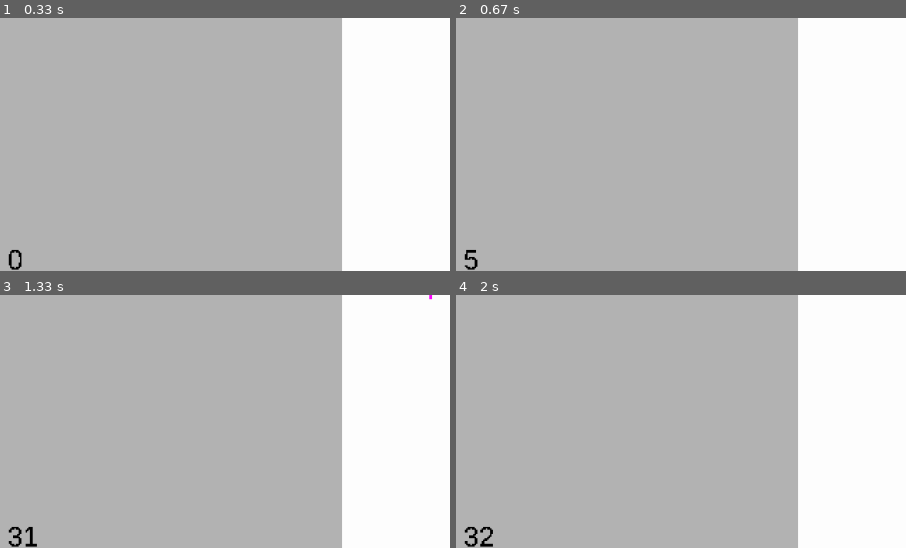
Above: before the commit, frames 1-4 (two rows, left to right).
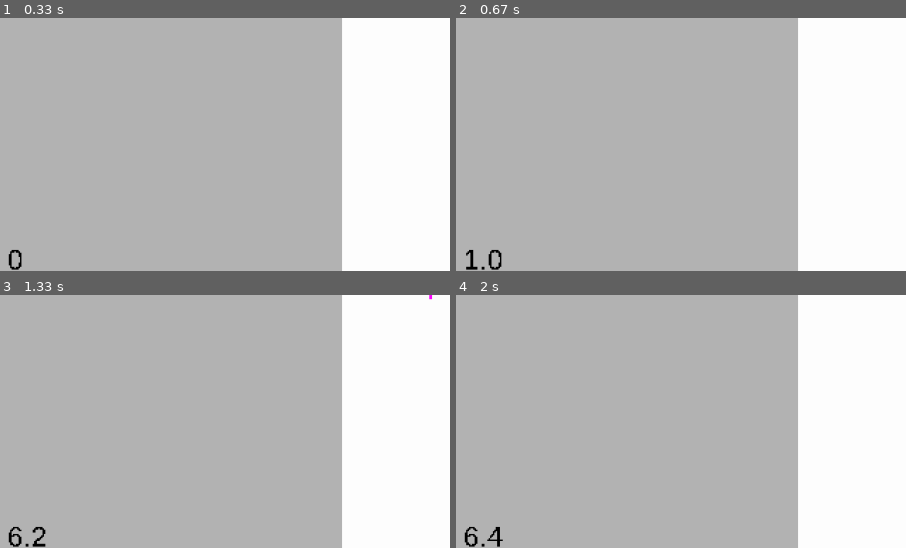
Above: after the commit, the same moments.

Repository: LZX1000/College-I
Game: pygame game, started from Incremental_Incremental.py
Two runs of this game, one before a commit and one after it. Both use one fixed random seed, a clock stepped at 60 frames per second and the inputs below.
Inputs (mouse positions are % of the whole screen's width and height, from its top left):
- Up to frame 1 (0.33 s): no input
- Up to frame 2 (0.67 s): tap Enter at 0.33 s
- Up to frame 3 (1.33 s): tap Enter at 0.67, 1.07 s
- Up to frame 4 (2 s): tap Enter at 1.37 s; right-click (26, 30) at 1.55 s; click (14, 47) at 1.88 s
The pictures show only the part of the screen within x 29-79%, y 50-100%; the shares and areas given below are measured in that part.

Frame 1 is identical in both runs. In frame 2, 0.3% of the frame differs, in the area x 1-11%, y 91-100%; in frame 3, 0.3%; in frame 4, 0.3%.

Commit message:
Fixed money per second calculation

Diff:
--- a/Incremental_Incremental.py
+++ b/Incremental_Incremental.py
@@ -290,16 +290,16 @@
                 recent_ball_color = new_ball.color
                 if new_ball.rarity == "Common":
                     common_ball_count += 1
-                    money_per_second += 1
+                    money_per_second_add = 1
                 elif new_ball.rarity == "Rare":
                     rare_ball_count += 1
-                    money_per_second += 5
+                    money_per_second_add = 5
                 elif new_ball.rarity == "Epic":
                     epic_ball_count += 1
-                    money_per_second += 25
+                    money_per_second_add = 25
                 else:
                     legendary_ball_count += 1
-                    money_per_second += 100
+                    money_per_second_add = 100
                 while not resolved:
                     for ball in combined_balls:
                         if ball.rarity == new_ball.rarity and ball.time % 5 == new_ball.time % 5:
@@ -317,6 +317,8 @@
                     balls.append(new_ball)
                 unresolved_balls.pop(0)
 
+                money_per_second += money_per_second_add / 5
+
         for ball in balls:
             player_money += ball.check_for_payount()
         for ball in combined_balls:
@@ -328,7 +330,7 @@
         money_text_surface = font.render(f"Money :  {player_money}", False, (0, 0, 0))
         ball_cost_text_surface = font.render(f"Ball Cost : {new_ball_cost}", False, (0, 0, 0))
         owned_balls_text_surface = font.render(f"Owned Balls : {len(balls)}", False, (0, 0, 0))
-        money_per_second_surface = font.render(f"Money Per Second : {money_per_second}", False, (0, 0, 0))
+        money_per_second_surface = font.render(f"Money Per Second : {round(money_per_second, 2)}", False, (0, 0, 0))
         # Balls Menu
         if menu_type == "Balls":
             common_ball_count_text_surface = font.render(f"Common Balls : {common_ball_count}", False, (0, 0, 0))
